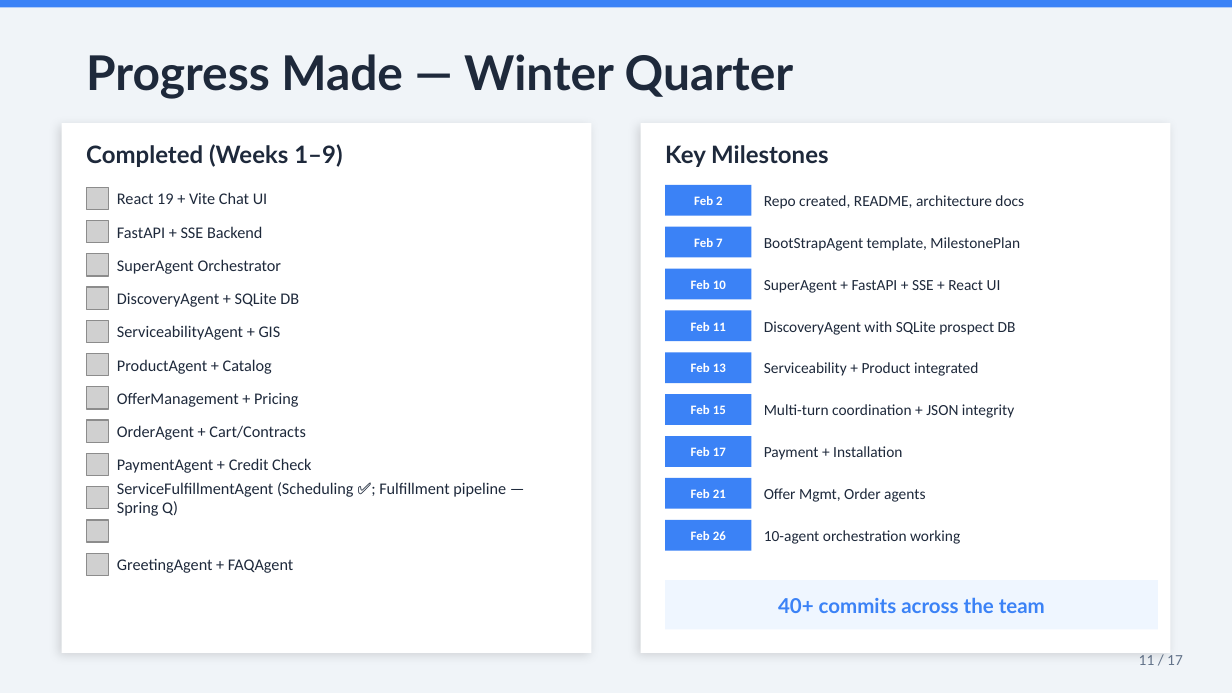
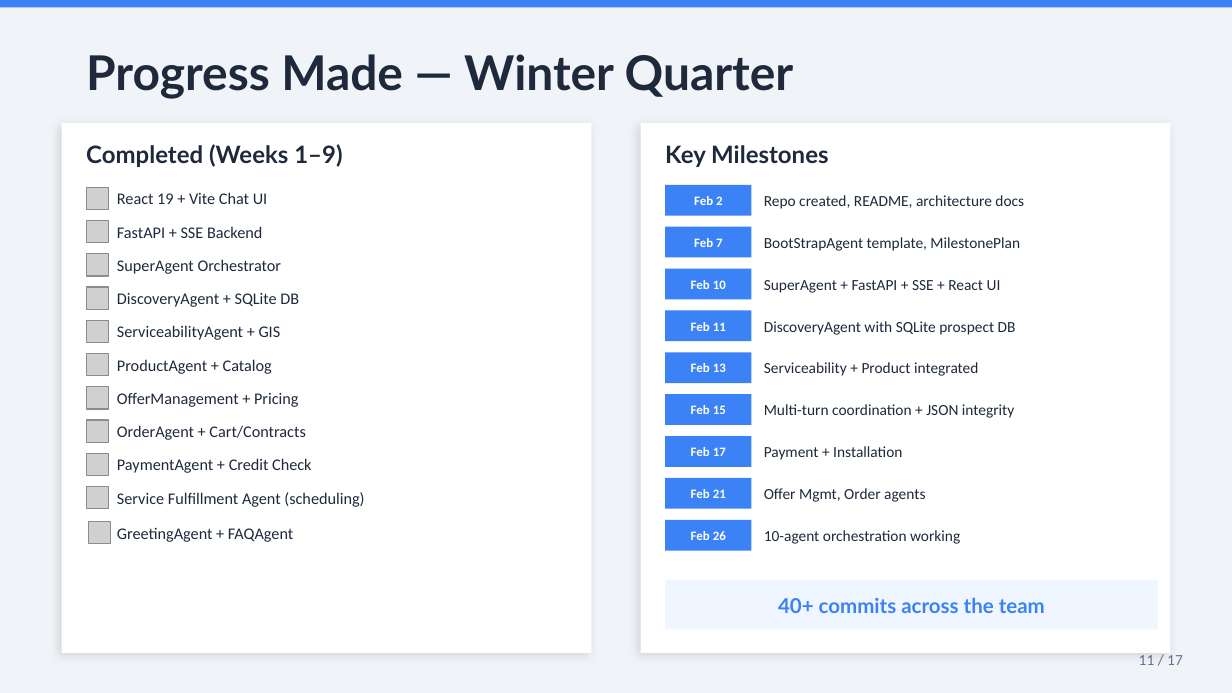
Before and after one commit to sudhamanc/ConversationalSalesAgent, a slide deck: slide 13 of B2B_Sales_Agent_Progress_Report.pptx. Drawn at 1232x693 pixels with LibreOffice and Linux fonts; fonts in the diff are those of the drawing; grey boxes stand for pictures. Boxes give left, top, right and bottom in pixels: in the first picture for what was removed or moved away, otherwise in the second. Text is boxed around its words. In the diff, an @@ line names an element or a change of style, - is before the commit and + after.

```diff
--- a/B2B_Sales_Agent_Progress_Report.pptx
+++ b/B2B_Sales_Agent_Progress_Report.pptx
@@ text at (117, 492, 364, 507): text changed @@
-ServiceFulfillmentAgent (Scheduling ✅; Fulfillment pipeline — Spring Q)
+Service Fulfillment Agent (scheduling)
@@ picture removed at (86, 520, 108, 542) @@
@@ picture: place and size @@
-picture at (86, 553, 108, 575)
+picture at (89, 521, 111, 543)
@@ text "GreetingAgent + FAQAgent": place and size @@
-text "GreetingAgent + FAQAgent" at (117, 559, 293, 573)
+text "GreetingAgent + FAQAgent" at (117, 528, 293, 542)
```
Also in this commit, not shown: 3 other slides changed.
